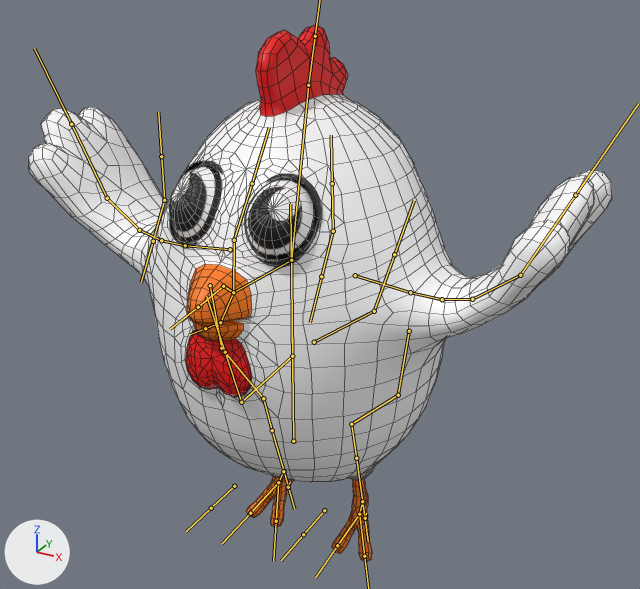
The FBX model Assets/HellsChicken/3D Models/Chicken_animations.fbx: old version first, new version second.
Both versions are drawn from a 50 mm lens placed at (0.626, -1.163, 1.037), pointed at (-0.025, 0.021, 0.445). Every picture has the same lights, and +X, +Y and +Z are marked at lower left. Both versions are drawn at frame 31 of the action 'Chicken|Jump'; the numbers are the values there. The bones that bend it are drawn over the model as lines. Mesh edges are drawn as thin lines on the coarser meshes.

In view in the first picture: 'Chicken_mesh'.
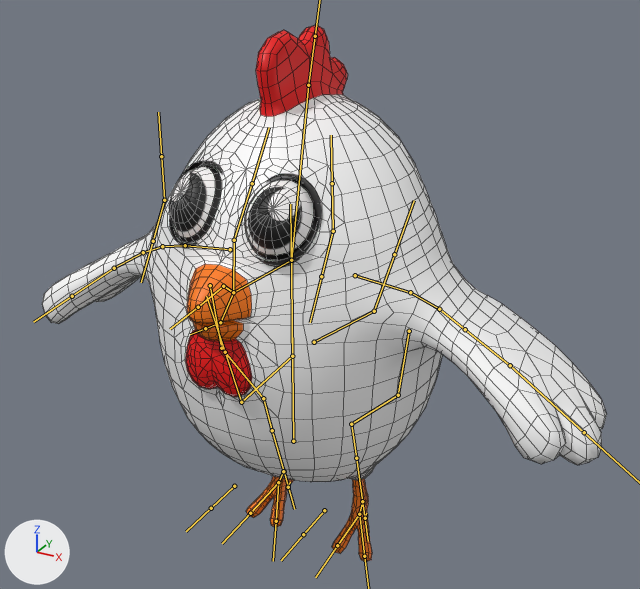
The change, as a diff of the scene's bpy script:
```diff
--- a/Assets/HellsChicken/3D Models/Chicken_animations.fbx.py
+++ b/Assets/HellsChicken/3D Models/Chicken_animations.fbx.py
@@ bone_wing2_l @@
 bone_wing2_l = bpy.data.objects['Chicken'].pose.bones['wing2.L']  # child of 'wing1.L'
-bone_wing2_l.rotation_quaternion = (0.998, -0.058, 0.0, 0.0)  # degrees (-7, 0, 0)
+bone_wing2_l.rotation_quaternion = (0.995, 0.099, 0.0, 0.0)  # degrees (11, 0, 0)
@@ bone_wing3_l @@
 bone_wing3_l = bpy.data.objects['Chicken'].pose.bones['wing3.L']  # child of 'wing2.L'
-bone_wing3_l.rotation_quaternion = (0.988, -0.157, 0.0, 0.0)  # degrees (-18, 0, 0)
+bone_wing3_l.rotation_quaternion = (0.998, 0.068, 0.0, 0.0)  # degrees (8, 0, 0)
@@ bone_wing4_l @@
 bone_wing4_l = bpy.data.objects['Chicken'].pose.bones['wing4.L']  # child of 'wing3.L'
-bone_wing4_l.rotation_quaternion = (0.971, -0.239, 0.0, 0.0)  # degrees (-28, 0, 0)
+bone_wing4_l.rotation_quaternion = (0.999, -0.036, 0.0, 0.0)  # degrees (-4, 0, 0)
@@ bone_wing5_l @@
 bone_wing5_l = bpy.data.objects['Chicken'].pose.bones['wing5.L']  # child of 'wing4.L'
-bone_wing5_l.rotation_quaternion = (0.919, -0.394, 0.0, 0.0)  # degrees (-46, 0, 0)
+bone_wing5_l.rotation_quaternion = (0.99, -0.141, 0.0, 0.0)  # degrees (-16, 0, 0)
@@ bone_wing2_r @@
 bone_wing2_r = bpy.data.objects['Chicken'].pose.bones['wing2.R']  # child of 'wing1.R'
-bone_wing2_r.rotation_quaternion = (0.997, 0.071, 0.0, 0.0)  # degrees (8, 0, 0)
+bone_wing2_r.rotation_quaternion = (0.999, -0.042, 0.0, 0.0)  # degrees (-5, 0, 0)
@@ bone_wing3_r @@
 bone_wing3_r = bpy.data.objects['Chicken'].pose.bones['wing3.R']  # child of 'wing2.R'
-bone_wing3_r.rotation_quaternion = (0.991, 0.134, 0.0, 0.0)  # degrees (15, 0, 0)
+bone_wing3_r.rotation_quaternion = (0.998, -0.066, 0.0, 0.0)  # degrees (-8, 0, 0)
@@ bone_wing4_r @@
 bone_wing4_r = bpy.data.objects['Chicken'].pose.bones['wing4.R']  # child of 'wing3.R'
-bone_wing4_r.rotation_quaternion = (0.972, 0.234, 0.0, 0.0)  # degrees (27, 0, 0)
+bone_wing4_r.rotation_quaternion = (0.999, -0.035, 0.0, 0.0)  # degrees (-4, 0, 0)
@@ bone_wing5_r @@
 bone_wing5_r = bpy.data.objects['Chicken'].pose.bones['wing5.R']  # child of 'wing4.R'
-bone_wing5_r.rotation_quaternion = (0.918, 0.396, 0.0, 0.0)  # degrees (47, 0, 0)
+bone_wing5_r.rotation_quaternion = (0.99, 0.142, 0.0, 0.0)  # degrees (16, 0, 0)
```

Where the change shows, as pixel boxes [x1, y1, x2, y2] in the pictures (640 x 589 px):
'Chicken_mesh', posed: before [29, 25, 612, 562]; after [42, 25, 607, 562]
bone 'wing2.L', root to tip: before (410, 292) to (442, 299); after (410, 292) to (439, 309)
bone 'wing3.L', root to tip: before (442, 299) to (472, 299); after (439, 309) to (465, 329)
bone 'wing4.L', root to tip: before (472, 299) to (520, 275); after (465, 329) to (510, 365)
bone 'wing5.L', root to tip: before (520, 275) to (575, 195); after (510, 365) to (584, 432)
bone 'wing2.R', root to tip: before (185, 245) to (161, 240); after (185, 245) to (162, 246)
bone 'wing3.R', root to tip: before (161, 240) to (139, 230); after (162, 246) to (143, 252)
bone 'wing4.R', root to tip: before (139, 230) to (107, 198); after (143, 252) to (114, 268)
bone 'wing5.R', root to tip: before (107, 198) to (71, 124); after (114, 268) to (72, 296)
